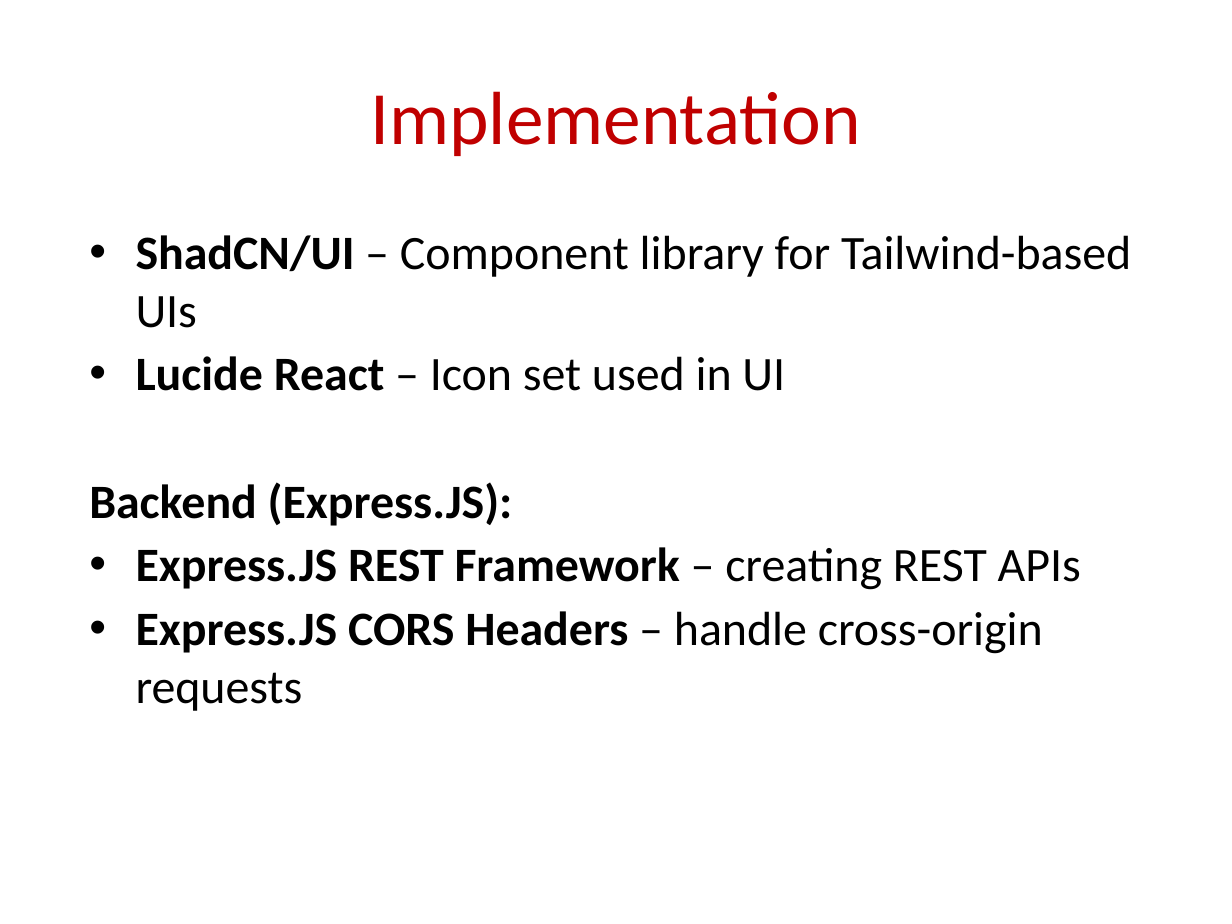
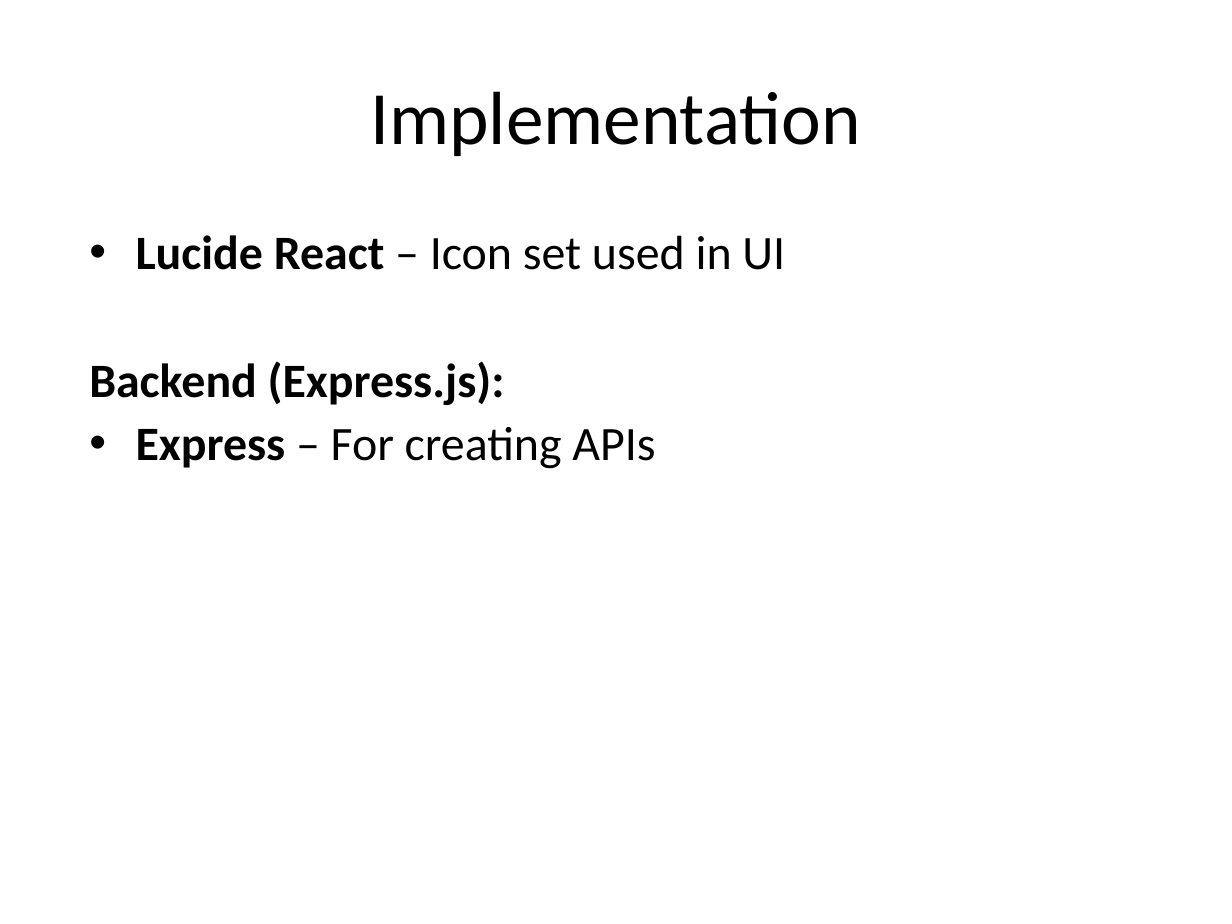
Before and after one commit to xhani890/PhishNet, a slide deck: slide 28 of Documentation/Templates/Template #7/Template #7 - Final Project Presentation - 8.0.pptx (slide 31 before the commit). Drawn at 1232x924 pixels with LibreOffice and Linux fonts; fonts in the diff are those of the drawing; background and template pictures are left out. Boxes give left, top, right and bottom in pixels: in the first picture for what was removed or moved away, otherwise in the second. Text is boxed around its words. In the diff, an @@ line names an element or a change of style, - is before the commit and + after.

```diff
--- a/Documentation/Templates/Template #7/Template #7 - Final Project Presentation - 8.0.pptx
+++ b/Documentation/Templates/Template #7/Template #7 - Final Project Presentation - 8.0.pptx
@@ title "Implementation" at [370, 91, 860, 156]: text colour #C00000 to #000000 @@
@@ text at [136, 235, 1131, 328]: paragraph removed @@
-• ShadCN/UI – Component library for Tailwind-based UIs
@@ text at [89, 361, 655, 469]: text changed @@
-Backend (Express.JS):
-• Express.JS REST Framework – creating REST APIs
-• Express.JS CORS Headers – handle cross-origin requests
+Backend (Express.js):
+• Express – For creating APIs
```
Also in this commit, not shown: 29 other slides changed, 1 slide added, 4 slides removed.
